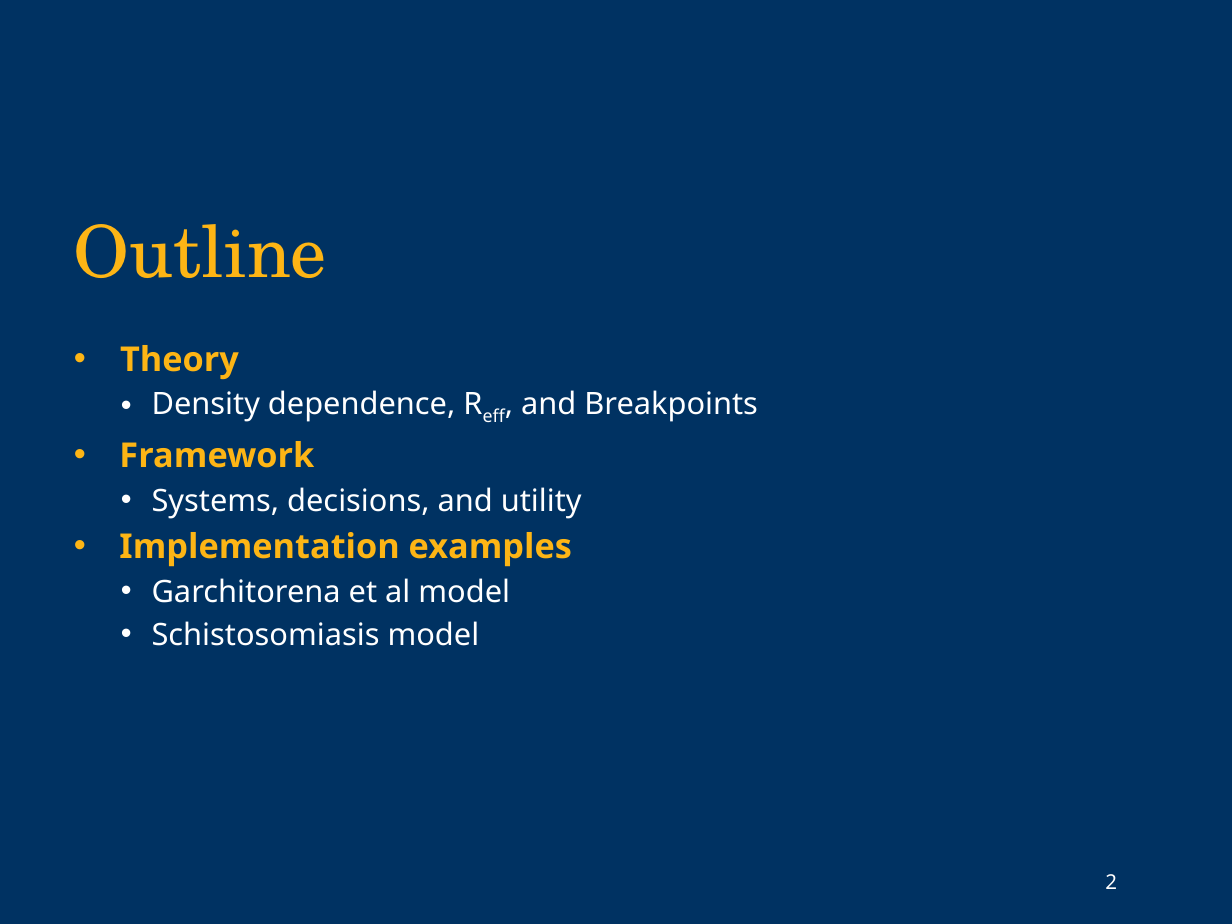
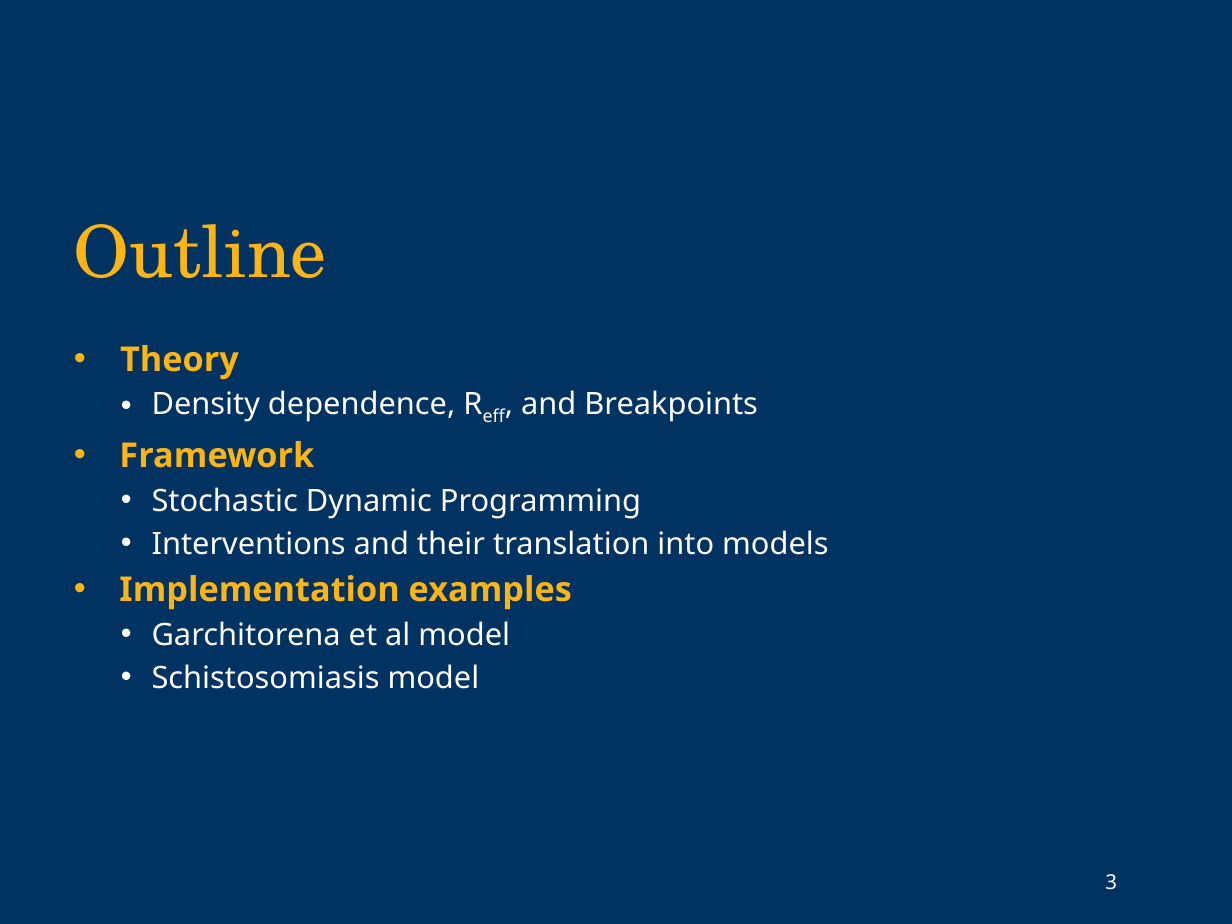
Before and after one commit to cmhoove14/DDNTD, a slide deck: slide 3 of Other/NIMBioS_2019.pptx (slide 2 before the commit). Drawn at 1232x924 pixels with LibreOffice and Linux fonts; fonts in the diff are those of the drawing; background and template pictures are left out. Boxes give left, top, right and bottom in pixels: in the first picture for what was removed or moved away, otherwise in the second. Text is boxed around its words. In the diff, an @@ line names an element or a change of style, - is before the commit and + after.

```diff
--- a/Other/NIMBioS_2019.pptx
+++ b/Other/NIMBioS_2019.pptx
@@ text at (152, 487, 828, 555): text changed @@
-  • Systems, decisions, and utility
+  • Stochastic Dynamic Programming
+  • Interventions and their translation into models
@@ page number at (1105, 874, 1117, 890): text changed @@
-2
+3
```
Also in this commit, not shown: 5 other slides changed, 14 slides added.
